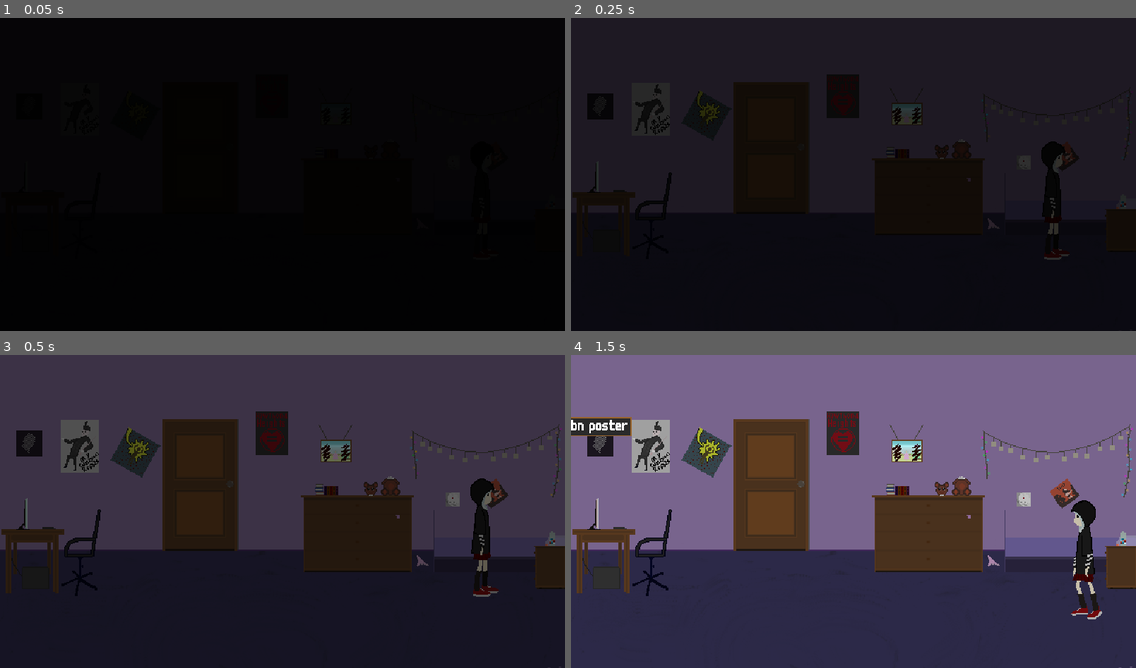
Above: before the commit, frames 1-4 (two rows, left to right).
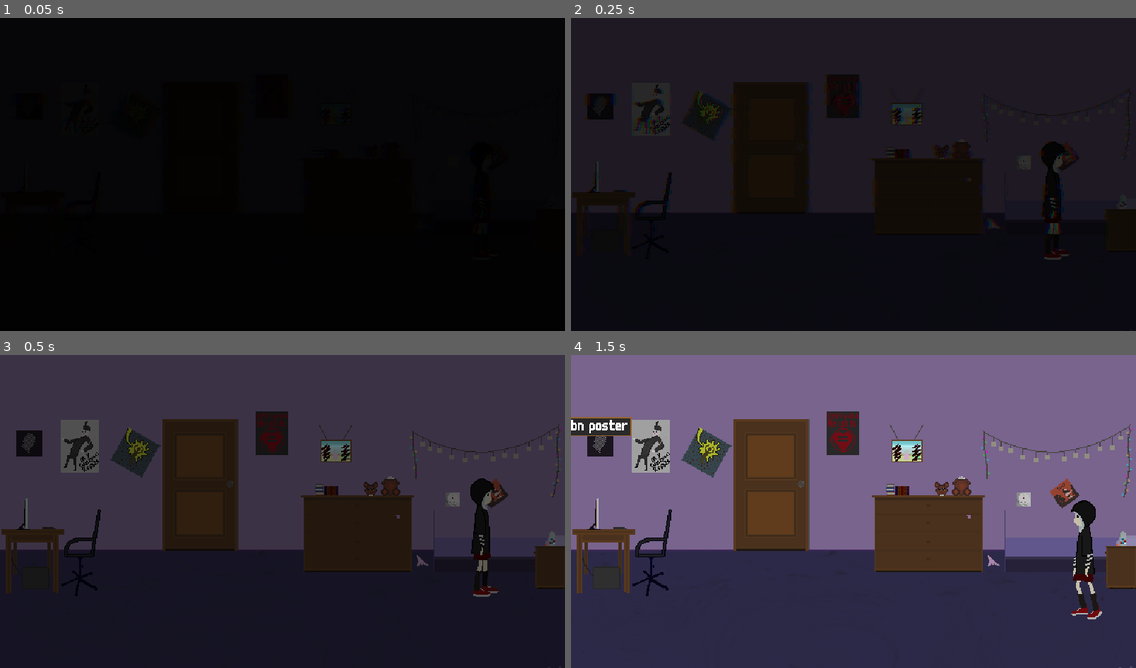
Above: after the commit, the same moments.

Repository: reeFridge/2q20
Game: Godot game, scene res://main.tscn
The game is run twice, just before and just after one commit, with the same random seed, the same clock (stepped at 60 frames per second) and the same inputs.
Inputs (mouse positions are in pixels of both pictures, inside the frame that each line leads up to):
- Up to frame 1 (0.05 s): no input
- Up to frame 2 (0.25 s): no input
- Up to frame 3 (0.5 s): no input
- Up to frame 4 (1.5 s): move the mouse to (768, 483) at 0.52 s; hold Right (ui_right) 0.53-1.28 s; click (768, 483) at 0.67 s; move the mouse to (599, 442) at 1.27 s; hold Down (ui_down) from 1.28 s (still down); click (599, 442) at 1.42 s

The runs differ from the first frame. In frame 2, 1.3% of the frame differs, in the area x 1-99%, y 18-78%; in frame 3, nothing differs; in frame 4, nothing differs.

Commit message:
glitch effect using shaders

Diff:
--- a/main.tscn
+++ b/main.tscn
@@ -1,12 +1,14 @@
-[gd_scene load_steps=10 format=2]
+[gd_scene load_steps=15 format=2]
 
 [ext_resource path="res://scripts/main.gd" type="Script" id=1]
 [ext_resource path="res://shaders/transition.shader" type="Shader" id=2]
 [ext_resource path="res://scripts/ui.gd" type="Script" id=3]
 [ext_resource path="res://assets/fonts/m6x11.ttf" type="DynamicFontData" id=4]
+[ext_resource path="res://shaders/glitch.shader" type="Shader" id=5]
+[ext_resource path="res://assets/sprites/white.png" type="Texture" id=6]
+[ext_resource path="res://assets/sprites/displacement.jpeg" type="Texture" id=7]
 
 [sub_resource type="Animation" id=1]
-resource_name = "fg_fade"
 tracks/0/type = "value"
 tracks/0/path = NodePath("ui/fg:material:shader_param/opacity")
 tracks/0/interp = 1
@@ -21,7 +23,6 @@
 }
 
 [sub_resource type="Animation" id=2]
-resource_name = "typing"
 tracks/0/type = "value"
 tracks/0/path = NodePath("ui/text_panel/text:percent_visible")
 tracks/0/interp = 1
@@ -35,6 +36,23 @@
 "values": [ 0.0, 1.0 ]
 }
 
+[sub_resource type="Animation" id=7]
+resource_name = "glitch"
+length = 0.5
+step = 0.05
+tracks/0/type = "value"
+tracks/0/path = NodePath("ui/post_processing:material:shader_param/amount")
+tracks/0/interp = 1
+tracks/0/loop_wrap = false
+tracks/0/imported = false
+tracks/0/enabled = true
+tracks/0/keys = {
+"times": PoolRealArray( 0, 0.05, 0.2, 0.35, 0.45, 0.5 ),
+"transitions": PoolRealArray( 1, 1, 1, 1, 1, 1 ),
+"update": 1,
+"values": [ 0.0, -0.5, 1.0, -3.0, 1.0, 0.0 ]
+}
+
 [sub_resource type="StyleBoxFlat" id=3]
 bg_color = Color( 0.0509804, 0.0509804, 0.0509804, 0.784314 )
 border_width_bottom = 2
@@ -43,7 +61,13 @@
 [sub_resource type="DynamicFont" id=4]
 font_data = ExtResource( 4 )
 
-[sub_resource type="ShaderMaterial" id=5]
+[sub_resource type="ShaderMaterial" id=8]
+shader = ExtResource( 5 )
+shader_param/apply = true
+shader_param/amount = -3.0
+shader_param/offset_texture = ExtResource( 7 )
+
+[sub_resource type="ShaderMaterial" id=6]
 shader = ExtResource( 2 )
 shader_param/opacity = 0.0
 
@@ -53,6 +77,10 @@
 [node name="AnimationPlayer" type="AnimationPlayer" parent="."]
 anims/fg_fade = SubResource( 1 )
 anims/typing = SubResource( 2 )
+
+[node name="screen_effects" type="AnimationPlayer" parent="."]
+playback_speed = 2.0
+anims/glitch = SubResource( 7 )
 
 [node name="ui" type="CanvasLayer" parent="."]
 script = ExtResource( 3 )
@@ -82,9 +110,22 @@
 "_edit_use_anchors_": false
 }
 
+[node name="post_processing" type="TextureRect" parent="ui"]
+material = SubResource( 8 )
+anchor_right = 1.0
+anchor_bottom = 1.0
+mouse_filter = 2
+size_flags_horizontal = 2
+size_flags_vertical = 2
+texture = ExtResource( 6 )
+expand = true
+__meta__ = {
+"_edit_use_anchors_": false
+}
+
 [node name="fg" type="ColorRect" parent="ui"]
 visible = false
-material = SubResource( 5 )
+material = SubResource( 6 )
 anchor_right = 1.0
 anchor_bottom = 1.0
 color = Color( 0, 0, 0, 1 )
--- a/project.godot
+++ b/project.godot
@@ -36,7 +36,7 @@
 [rendering]
 
 quality/driver/fallback_to_gles2=true
-quality/intended_usage/framebuffer_allocation=1
+quality/intended_usage/framebuffer_allocation=0
 quality/intended_usage/framebuffer_allocation.mobile=0
 quality/2d/use_pixel_snap=true
 quality/shading/force_vertex_shading.mobile=false
--- a/scripts/activable.gd
+++ b/scripts/activable.gd
@@ -58,6 +58,7 @@
 	label = preload("res://ui/item_label.tscn").instance()
 	label.text = text
 	add_child(label)
+	label.set_global_position(get_global_mouse_position() - Vector2(label.rect_size.x / 2, label.rect_size.y + 10))
 
 func _on_Area2D_mouse_exited():
 	remove_child(label)
--- a/scripts/main.gd
+++ b/scripts/main.gd
@@ -20,7 +20,17 @@
 
 	return null
 
+func glitch():
+	var variant = rand_range(0.0, 1.0)
+	print(variant)
+	if variant > 0.5:
+		$screen_effects.play("glitch")
+	else:
+		$screen_effects.play_backwards("glitch")
+
 func set_scene(scene, spawn_name):
+	glitch()
+
 	scene.spawn_name = spawn_name
 	$ui.text_timeout()
 
--- /dev/null
+++ b/shaders/glitch.shader
@@ -0,0 +1,18 @@
+shader_type canvas_item;
+
+uniform bool apply = true;
+uniform float amount = 1.0;
+uniform sampler2D offset_texture : hint_white;
+
+void fragment() {
+	vec4 texture_color = textureLod(SCREEN_TEXTURE, SCREEN_UV, 0.0);
+	vec4 color = texture_color;
+
+	if (apply == true) {
+		float adjusted_amount = amount * texture(offset_texture, SCREEN_UV).r / 100.0;
+		color.r = textureLod(SCREEN_TEXTURE, vec2(SCREEN_UV.x + adjusted_amount, SCREEN_UV.y), 0.0).r;
+		color.g = textureLod(SCREEN_TEXTURE, SCREEN_UV, 0.0).g;
+		color.b = textureLod(SCREEN_TEXTURE, vec2(SCREEN_UV.x - adjusted_amount, SCREEN_UV.y), 0.0).b;
+	}
+	COLOR = color;
+}
Binary file added: assets/sprites/displacement.jpeg
Not shown, changed: assets/sprites/displacement.jpeg.import
Binary file removed: assets/sprites/light_low.png
Binary file added: assets/sprites/pixels.png
Not shown, added: assets/sprites/pixels.png.import
Binary file added: assets/sprites/white.png
Not shown, added: assets/sprites/white.png.import
